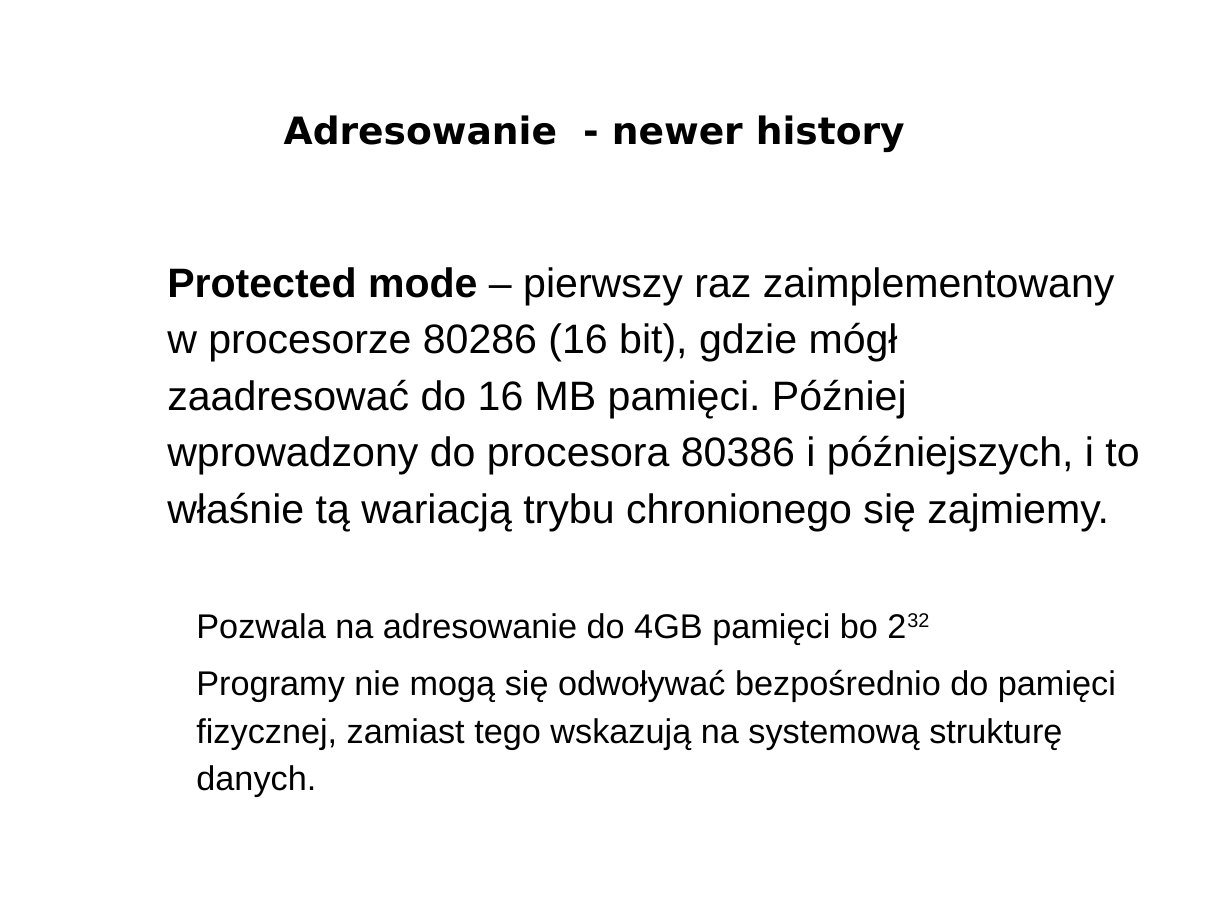
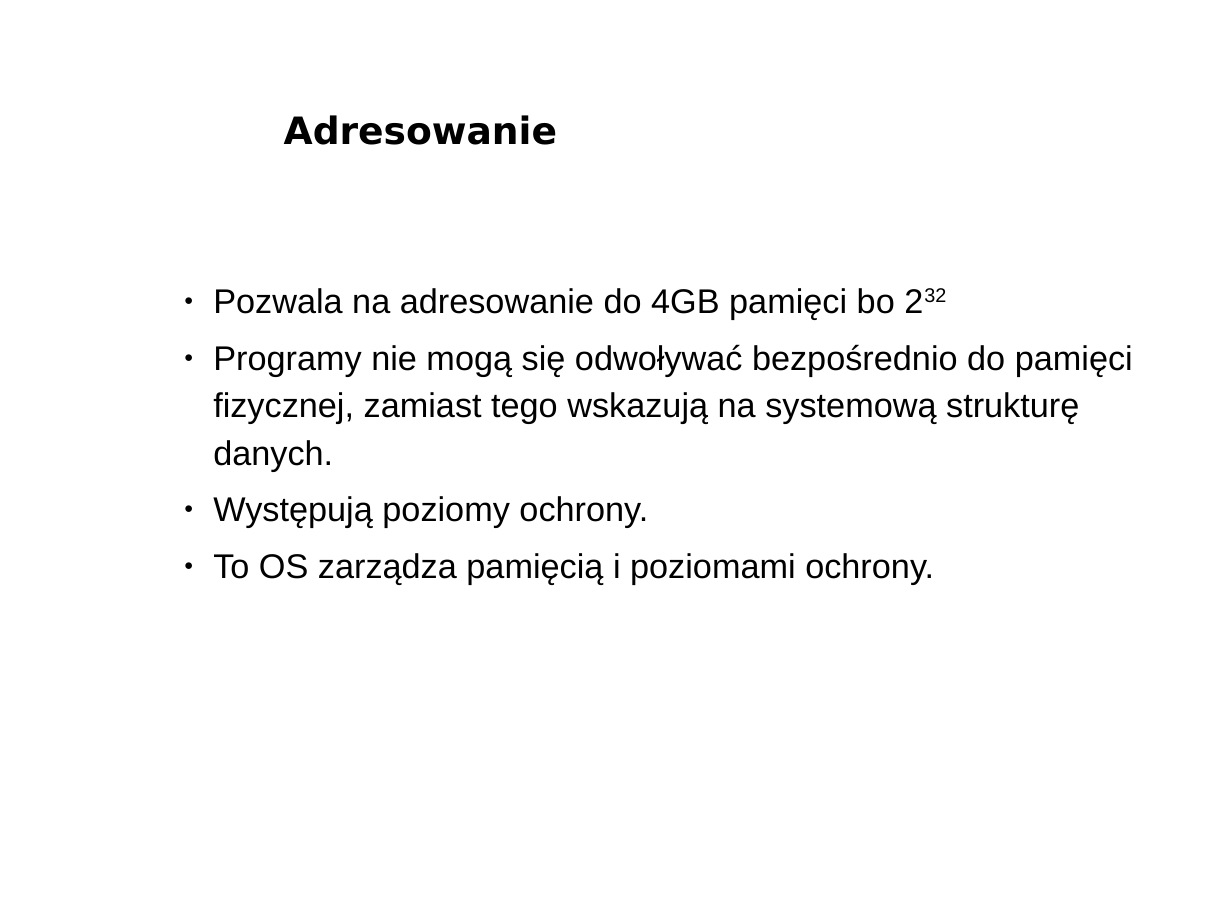
Before and after one commit to bercik/pn_prezentacja, a slide deck: slide 25 of śmieszki_i_inne_zwierzęta/prezentacja.odp (slide 24 before the commit). Drawn at 1232x924 pixels with LibreOffice and Linux fonts; fonts in the diff are those of the drawing; background and template pictures are left out. Boxes give left, top, right and bottom in pixels: in the first picture for what was removed or moved away, otherwise in the second. Text is boxed around its words. In the diff, an @@ line names an element or a change of style, - is before the commit and + after.

Commit message:
adresowanie jest całe

```diff
--- a/śmieszki_i_inne_zwierzęta/prezentacja.odp
+++ b/śmieszki_i_inne_zwierzęta/prezentacja.odp
@@ title at box(284, 115, 557, 145): text changed @@
-Adresowanie - newer history
+Adresowanie
@@ text at box(167, 267, 1139, 531): paragraph removed @@
-Protected mode – pierwszy raz zaimplementowany w procesorze 80286 (16 bit), gdzie mógł zaadresować do 16 MB pamięci. Później wprowadzony do procesora 80386 i późniejszych, i to właśnie tą wariacją trybu chronionego się zajmiemy.
@@ text "Pozwala na adresowanie do 4GB ...": place and size @@
-text "Pozwala na adresowanie do 4GB ..." at box(167, 267, 1139, 796)
+text "Pozwala na adresowanie do 4GB ..." at box(213, 288, 1133, 585)
@@ text at box(213, 288, 1133, 471): bullet colour #FFFFFF to #000000 @@
@@ text at box(213, 496, 934, 585): paragraphs added @@
+● Występują poziomy ochrony.
+● To OS zarządza pamięcią i poziomami ochrony.
```
Also in this commit, not shown: 13 other slides changed, 13 slides added, 3 slides removed.
